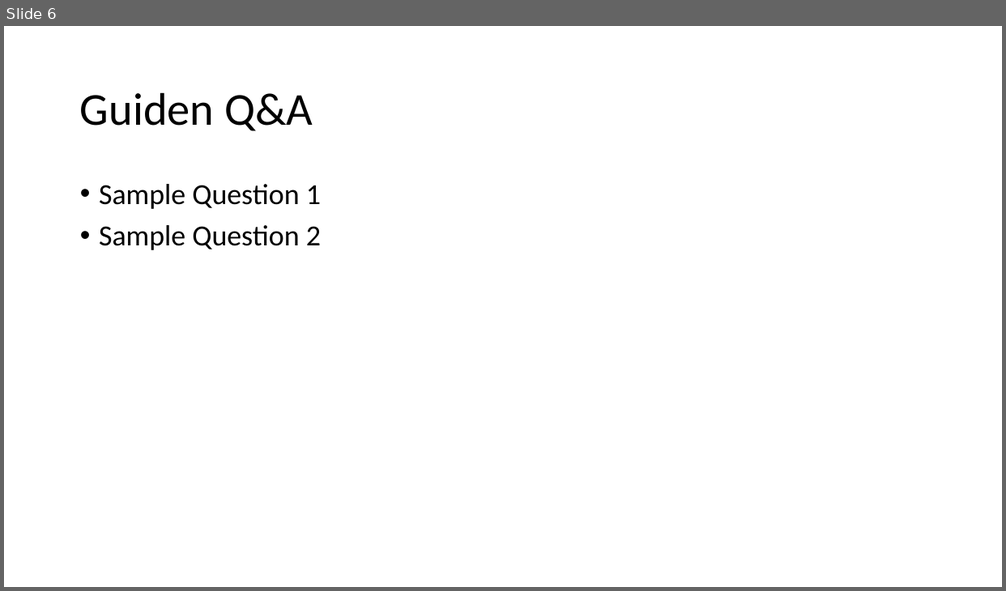
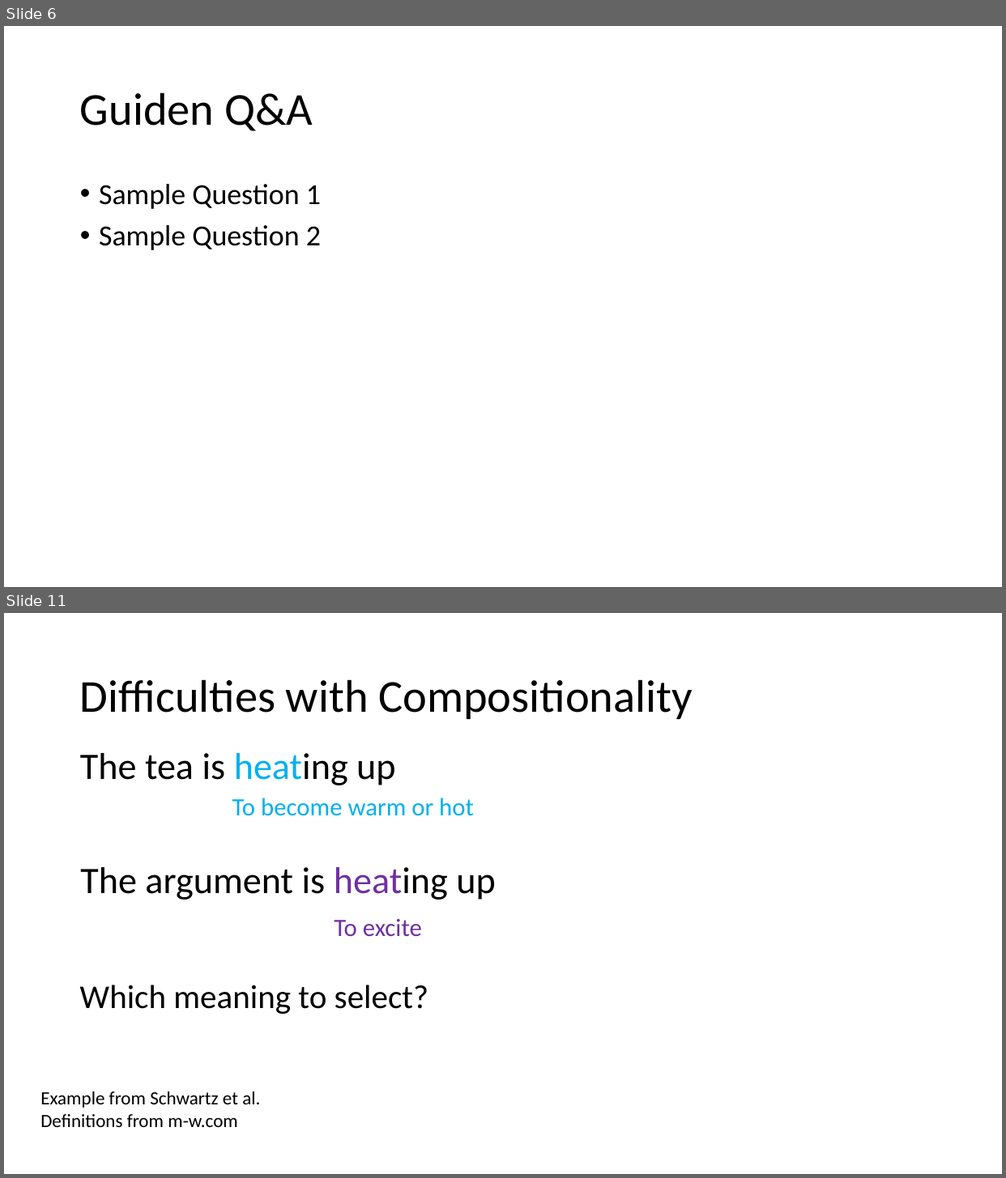
Before and after one commit to spacemanidol/AnalyzingNeuralLanguageModelsGroup1, a slide deck: PaperPresentation02202020.pptx. Shown one above the other, each under a label of ours: slide 6 before the commit, slides 6 and 11 after it; the slides between them are not shown. The pictures are 1006x591 and 1006x1178 pixels, drawn with LibreOffice and Linux fonts; fonts in the diff are those of the drawing. Boxes give left, top, right and bottom in pixels: in the first picture for what was removed or moved away, otherwise in the second. Text is boxed around its words. In the diff, an @@ line names an element or a change of style, - is before the commit and + after.

```diff
--- a/PaperPresentation02202020.pptx
+++ b/PaperPresentation02202020.pptx
@@ slide 11 added at bbox=[4, 613, 1002, 1174], background #FFFFFF @@
@@ title added at bbox=[80, 679, 692, 719], 44 pt, text #000000 @@
+Difficulties with Compositionality
@@ text added at bbox=[80, 753, 396, 786], 36 pt, text #000000 @@
+The tea is heating up
@@ text added at bbox=[232, 798, 474, 816], 24 pt, text #00B0F0 @@
+To become warm or hot
@@ text added at bbox=[80, 867, 496, 900], 36 pt, text #000000 @@
+The argument is heating up
@@ text added at bbox=[334, 919, 422, 937], 24 pt, text #7030A0 @@
+To excite
@@ text added at bbox=[80, 985, 428, 1014], 32 pt, text #000000 @@
+Which meaning to select?
@@ text added at bbox=[40, 1092, 260, 1127], 18 pt, text #000000 @@
+Example from Schwartz et al.
+Definitions from m-w.com
```
Also in this commit, not shown: 1 slide changed, 45 other slides added.
